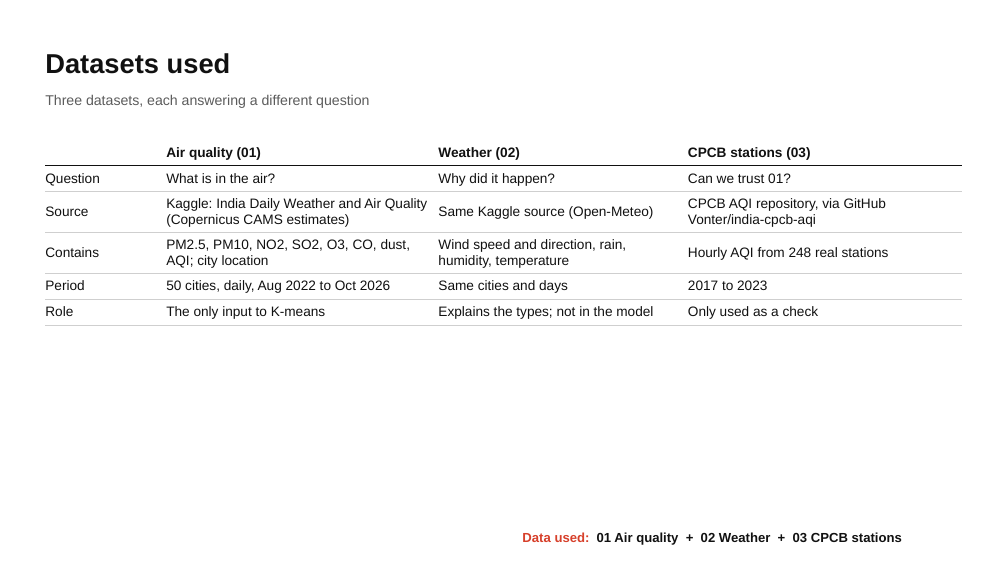
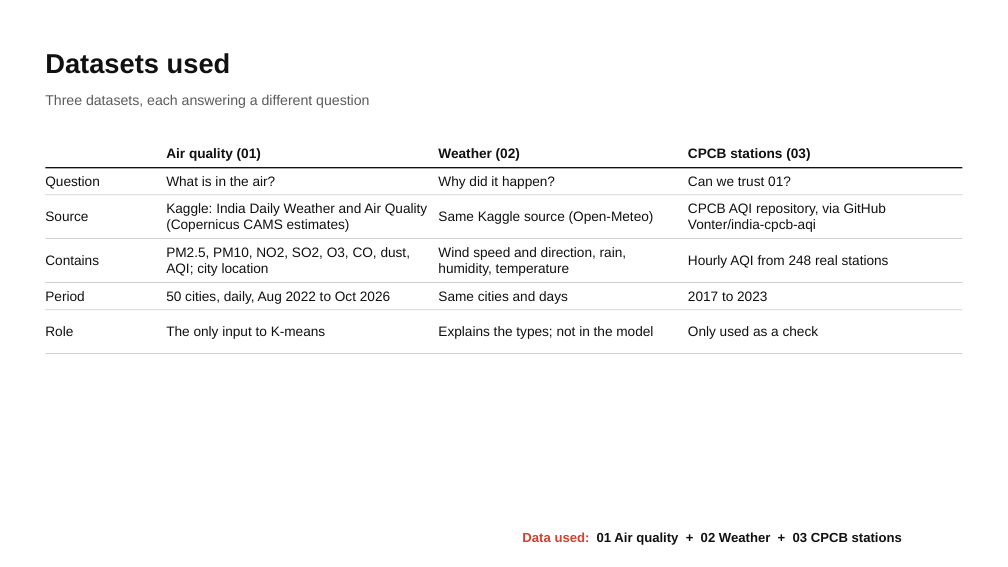
Before and after one commit to tanmayg122/india-air-pollution-tracker, a slide deck: slide 5 of presentation/Tanmay_24151020_Air_Pollution_Types.pptx. Drawn at 1008x567 pixels with LibreOffice and Linux fonts; fonts in the diff are those of the drawing. Boxes give left, top, right and bottom in pixels: in the first picture for what was removed or moved away, otherwise in the second. Text is boxed around its words. In the diff, an @@ line names an element or a change of style, - is before the commit and + after.

```diff
--- a/presentation/Tanmay_24151020_Air_Pollution_Types.pptx
+++ b/presentation/Tanmay_24151020_Air_Pollution_Types.pptx
@@ table removed at (45,140,963,323), 6 rows, 4 columns @@
- | Air quality (01) | Weather (02) | CPCB stations (03)
-Question | What is in the air? | Why did it happen? | Can we trust 01?
-Source | Kaggle: India Daily Weather and Air Quality (Copernicus CAMS estimates) | Same Kaggle source (Open-Meteo) | CPCB AQI repository, via GitHub Vonter/india-cpcb-aqi
-Contains | PM2.5, PM10, NO2, SO2, O3, CO, dust, AQI; city location | Wind speed and direction, rain, humidity, temperature | Hourly AQI from 248 real stations
-Period | 50 cities, daily, Aug 2022 to Oct 2026 | Same cities and days | 2017 to 2023
-Role | The only input to K-means | Explains the types; not in the model | Only used as a check
@@ rectangle added at (45,167,963,169), fill #111111 @@
@@ text added at (45,176,100,189), 13 pt, text #111111 @@
+Question
@@ text added at (166,176,276,186), 13 pt, text #111111 @@
+What is in the air?
@@ text added at (438,176,555,189), 13 pt, text #111111 @@
+Why did it happen?
@@ text added at (688,176,791,186), 13 pt, text #111111 @@
+Can we trust 01?
@@ rectangle added at (45,194,963,195), fill #CFCFCF @@
@@ text added at (166,203,427,232), 13 pt, text #111111 @@
+Kaggle: India Daily Weather and Air Quality (Copernicus CAMS estimates)
@@ text added at (688,203,886,232), 13 pt, text #111111 @@
+CPCB AQI repository, via GitHub Vonter/india-cpcb-aqi
@@ text added at (45,211,88,221), 13 pt, text #111111 @@
+Source
@@ rectangle added at (45,238,963,239), fill #CFCFCF @@
@@ text added at (438,211,654,224), 13 pt, text #111111 @@
+Same Kaggle source (Open-Meteo)
@@ text added at (45,255,99,265), 13 pt, text #111111 @@
+Contains
@@ text added at (166,247,411,276), 13 pt, text #111111 @@
+PM2.5, PM10, NO2, SO2, O3, CO, dust, AQI; city location
@@ text added at (438,247,626,276), 13 pt, text #111111 @@
+Wind speed and direction, rain, humidity, temperature
@@ text added at (688,255,889,268), 13 pt, text #111111 @@
+Hourly AQI from 248 real stations
@@ rectangle added at (45,282,963,283), fill #CFCFCF @@
@@ text added at (45,291,84,301), 13 pt, text #111111 @@
+Period
@@ text added at (166,291,390,304), 13 pt, text #111111 @@
+50 cities, daily, Aug 2022 to Oct 2026
@@ text added at (438,291,568,304), 13 pt, text #111111 @@
+Same cities and days
@@ text added at (688,291,767,301), 13 pt, text #111111 @@
+2017 to 2023
@@ rectangle added at (45,309,963,310), fill #CFCFCF @@
@@ text added at (45,326,73,336), 13 pt, text #111111 @@
+Role
@@ text added at (166,326,326,339), 13 pt, text #111111 @@
+The only input to K-means
@@ text added at (438,326,653,339), 13 pt, text #111111 @@
+Explains the types; not in the model
@@ text added at (688,326,819,339), 13 pt, text #111111 @@
+Only used as a check
@@ rectangle added at (45,353,963,354), fill #CFCFCF @@
```
Also in this commit, not shown: 20 other slides changed, 1 other file.
